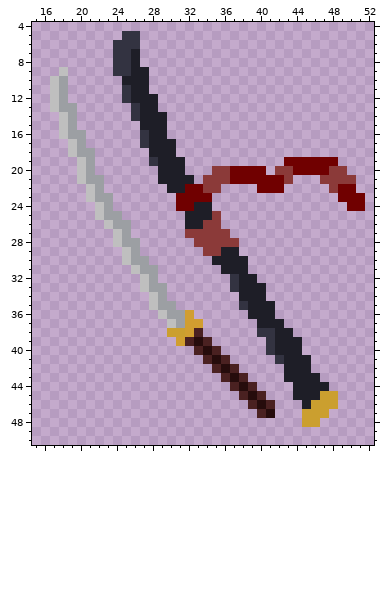
File history of a pixel-art file, gfx/equip/foragedblade.aseprite. Above, as it was before the edit.
64x64 pixels, 1 frame. Colours within 5 levels of each other are drawn and written as one. Shown: x 15..52, y 4..50.
Now the later version:
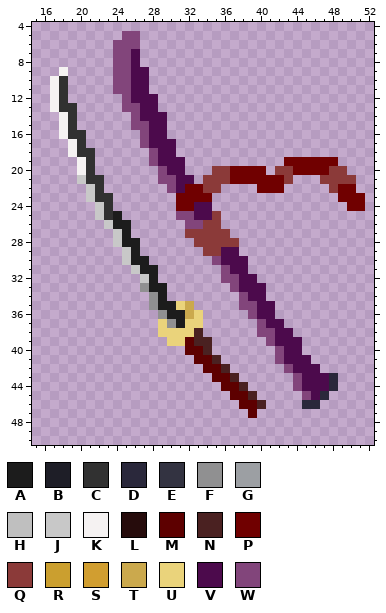
Palette (. is transparent): A #1c1c1c  B #1e1e27  C #313131  D #2a283b  E #333341  F #909091  G #9c9fa3  H #bfbfbf  J #c8c8c8  K #f5f2f2  L #260c0c  M #5d0000  N #4a2121  P #700000  Q #8b3a39  R #cb9f2f  S #d19e30  T #cba94d  U #ead37b  V #4c0a4c  W #82457b
Changes in this commit:
Changed rows in their new state; - is an unchanged pixel.
Layer "Layer 1":
first column x 17:
 5 --------WW----------------------
 6 -------WWW----------------------
 7 -------WWV----------------------
 8 -------WWV----------------------
 9 -K-----WWVV---------------------
10 KC-----WWVV---------------------
11 KC-----WWVV---------------------
12 KC------WVVV--------------------
13 KCC-----WWVV--------------------
14 -KC------WVVV-------------------
15 -KC------WWVV-------------------
16 -KCC------WVV-------------------
17 --KC------WVVV------------------
18 --KCC------WVV------------------
19 ---KC------WVVV-----------------
20 ---KC-------WVV-----------------
21 ---JCC------WWVV----------------
22 ----JC-------WV-----------------
23 ----JCC-------------------------
24 -----JC---------VV--------------
25 -----JCA------WWVV--------------
26 ------JAA------WW---------------
27 -------JA-----------------------
28 -------JAA----------------------
29 --------JA---------VV-----------
30 --------JAA-------WVVV----------
31 ---------JAA-------WVV----------
32 ----------JA-------WWVV---------
33 ----------FAA-------WVVV--------
34 -----------FA--------WVV--------
35 -----------FAAUT-----WWVV-------
36 ------------FAATU-----WVV-------
37 ------------UFAUU------WVV------
38 ------------UUUU-------WWVV-----
39 -------------UUMN-------WVVV----
40 ---------------MMN.-----.WVV----
41 ----------------MMN.-----WVVV---
42 -----------------MMN.-----WVVV--
43 ------------------MMN.----.WVVVD
44 -------------------MMN.----WVVVD
45 --------------------MMN.---.WVD.
46 ---------------------MMN.---DD..
47 ----------------------M..---...-
48 ----------------------------..--
